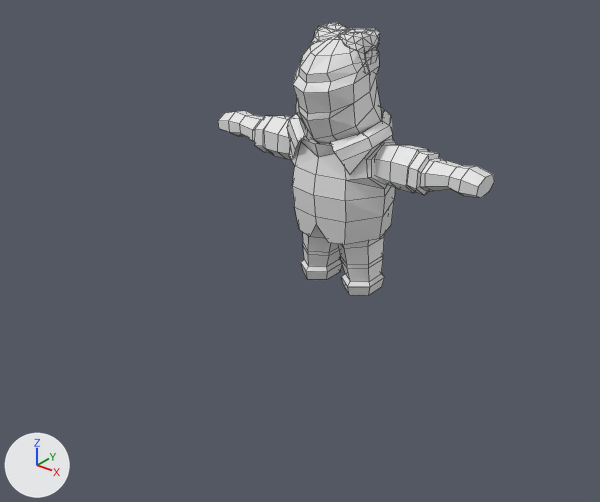
The Blender file ArtSources/Character.blend: old version first, new version second.
Before and after are seen from a camera (50 mm lens) standing at (5.12, -7.19, 4.64) and looking at (0.06, -0.87, 0.72). Arrows for +X, +Y and +Z are at lower left; the lights stay in place. Mesh edges are drawn as thin lines.

The first picture shows 'fatman'.
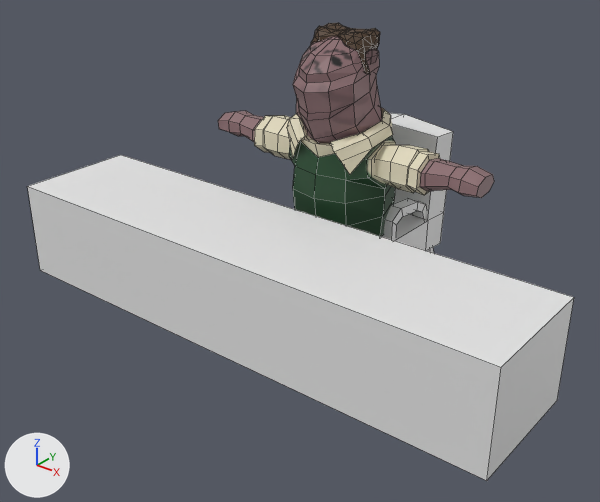
Boxes [x1, y1, x2, y2] around the edits, measured in the pictures (600 x 502 px; the box of a moved part takes in the faces that stretch with it):
'PortiegeDesk', added
    after: [27, 155, 574, 481]
'fatman', reshaped
    before: [218, 23, 494, 295]
    after: [218, 23, 494, 237]
'Chair_1', added
    after: [382, 113, 453, 253]
part 1 of me_cube, moved or reshaped
    before: [292, 136, 385, 248]
    after: [293, 136, 385, 236]
part 2 of me_cube, recoloured
    both: [218, 23, 494, 237]

Edits to the bpy script that builds the scene:
```text
Add img_untitled:
    img_untitled = load_image('Untitled', '_unpacked/fatmanTexture.png', 256, 256, 'sRGB')
Add mat_untitled:
    mat_untitled = principled_material('Untitled')
    mat_untitled.texture = img_untitled
Change me_cube:
    used by ob_fatman; location = (0.0, 0.0, 0.0)
    remove me_cube.from_pydata(...)  # 591 vertices, 590 faces; spans x -1.75..1.75, y -0.74..0.45, z 0.0..2.96
    add me_cube.from_pydata(...)  # 590 vertices, 592 faces; spans x -1.75..1.75, y -0.74..0.45, z 0.0..2.96
    me_cube part 1
    8 vertices are removed from x -0.46..0.36, y -0.56..0.27, z 0.8..1.93
    24 faces are deleted
    20 vertices move from x -0.51..0.51, y -0.48..0.36, z 0.84..1.25 to x -0.46..0.46, y -0.48..0.33, z 0.84..1.22
    7 vertices are added at x -0.36..0.36, y -0.55..0.25, z 0.57..1.21
    26 new faces join them
    me_cube part 2: 566 faces spanning x -1.75..1.75, y -0.74..0.45, z 0.0..2.96 switch from no material to mat_untitled (picture img_untitled)
Add me_cube_007:
    me_cube_007.from_pydata(...)  # 72 vertices, 66 faces; spans x -0.7..0.7, y -0.66..0.65, z 0.0..1.75
Add me_cube_003:
    me_cube_003.from_pydata([(-3.0, -0.7, 0.0), (-3.0, -0.7, 1.1), (-3.0, 0.7, 0.0), (-3.0, 0.7, 1.1), (3.0, -0.7, 0.0), (3.0, -0.7, 1.1), (3.0, 0.7, 0.0), (3.0, 0.7, 1.1)], [], [(1, 3, 2, 0), (3, 7, 6, 2), (7, 5, 4, 6), (5, 1, 0, 4), (5, 7, 3, 1)])
Add ob_chair_1:
    ob_chair_1 = bpy.data.objects.new('Chair_1', me_cube_007)
    ob_chair_1.location = (-0.01, 0.58, 0.0)
Add ob_portiegedesk:
    ob_portiegedesk = bpy.data.objects.new('PortiegeDesk', me_cube_003)
    ob_portiegedesk.location = (0.0, -1.42, 0.0)
```
